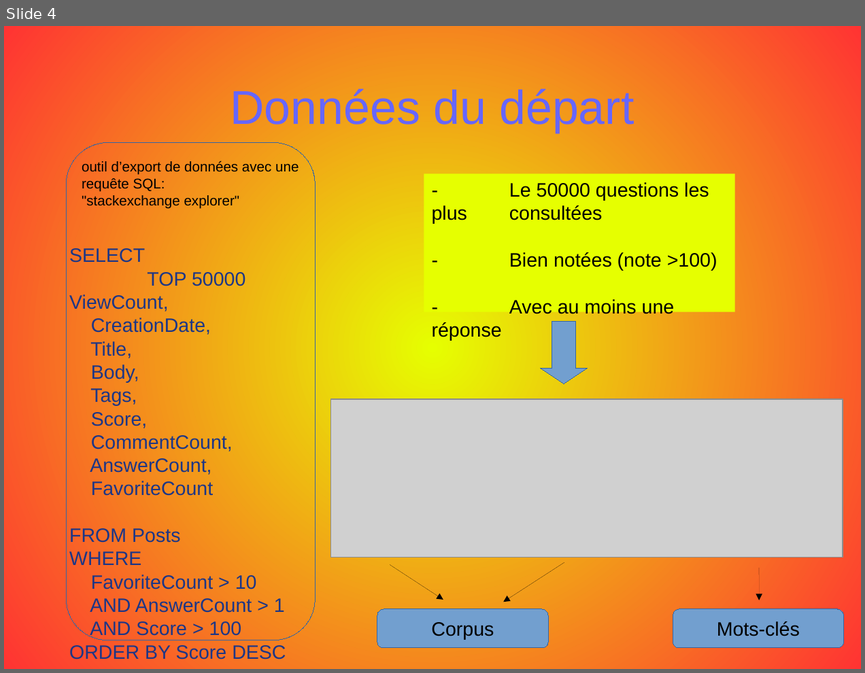
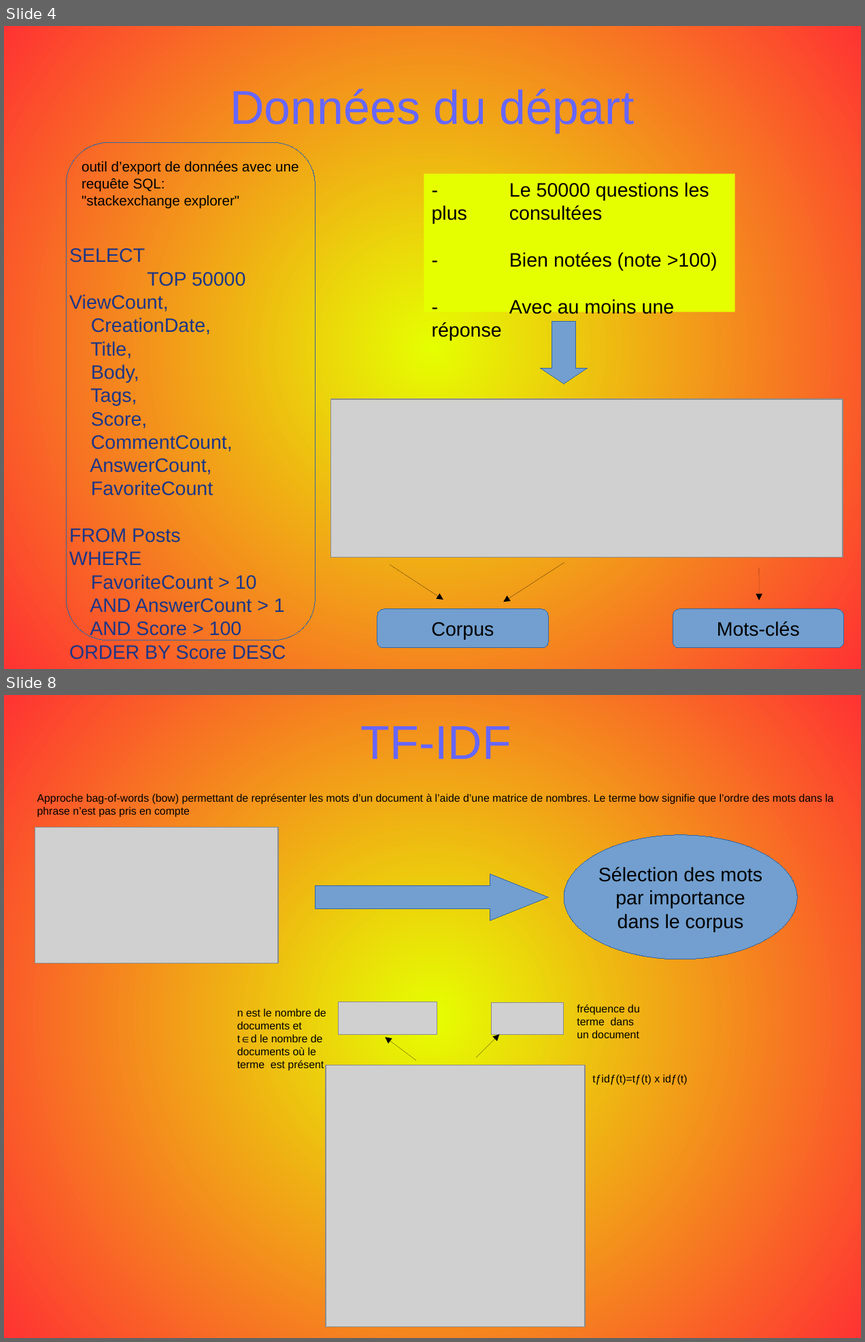
Before and after one commit to opsabarsec/NLP-automatic-tagging-stackoverflow-posts, a slide deck: documentation/P5_presentation.odp. Shown one above the other, each under a label of ours: slide 4 before the commit, slides 4 and 8 after it; the slides between them are not shown. The pictures are 865x673 and 865x1342 pixels, drawn with LibreOffice and Linux fonts; fonts in the diff are those of the drawing; grey boxes stand for pictures. Boxes give left, top, right and bottom in pixels: in the first picture for what was removed or moved away, otherwise in the second. Text is boxed around its words. In the diff, an @@ line names an element or a change of style, - is before the commit and + after.

```diff
--- a/documentation/P5_presentation.odp
+++ b/documentation/P5_presentation.odp
@@ slide 8 added at (4, 695, 861, 1338), background gradient #E6FF00 to #FF3333 @@
@@ title added at (361, 726, 511, 759), 44 pt, text #6666FF @@
+TF-IDF
@@ text added at (37, 794, 833, 817), 10 pt, text #000000 @@
+Approche bag-of-words (bow) permettant de représenter les mots d’un document à l’aide d’une matrice de nombres. Le terme bow signifie que l’ordre des mots dans la phrase n’est pas pris en compte
@@ picture added at (35, 827, 277, 963) @@
@@ ellipse added at (564, 835, 797, 960), fill #729FCF, outline #3465A4 0 pt, 18 pt, text #000000 @@
+Sélection des mots
+par importance
+dans le corpus
@@ right arrow added at (315, 874, 548, 921), fill #729FCF, outline #3465A4 0 pt @@
@@ text added at (237, 1008, 326, 1071), 10 pt, text #000000 @@
+n est le nombre de documents et t∈d le nombre de documents où le terme est présent
@@ picture added at (339, 1002, 437, 1035) @@
@@ picture added at (492, 1003, 564, 1035) @@
@@ text added at (577, 1004, 640, 1038), 10 pt, text #000000 @@
+fréquence du terme dans un document
@@ arrow added from (416, 1060) to (385, 1037), #000000 0 pt @@
@@ arrow added from (476, 1057) to (499, 1034), #000000 0 pt @@
@@ picture added at (326, 1065, 585, 1326) @@
@@ text added at (592, 1074, 687, 1085), 10 pt, text #000000 @@
+tƒidƒ(t)=tƒ(t) x idƒ(t)
```
Also in this commit, not shown: 3 slides changed, 13 other slides added, 14 slides removed, 1 other file.
